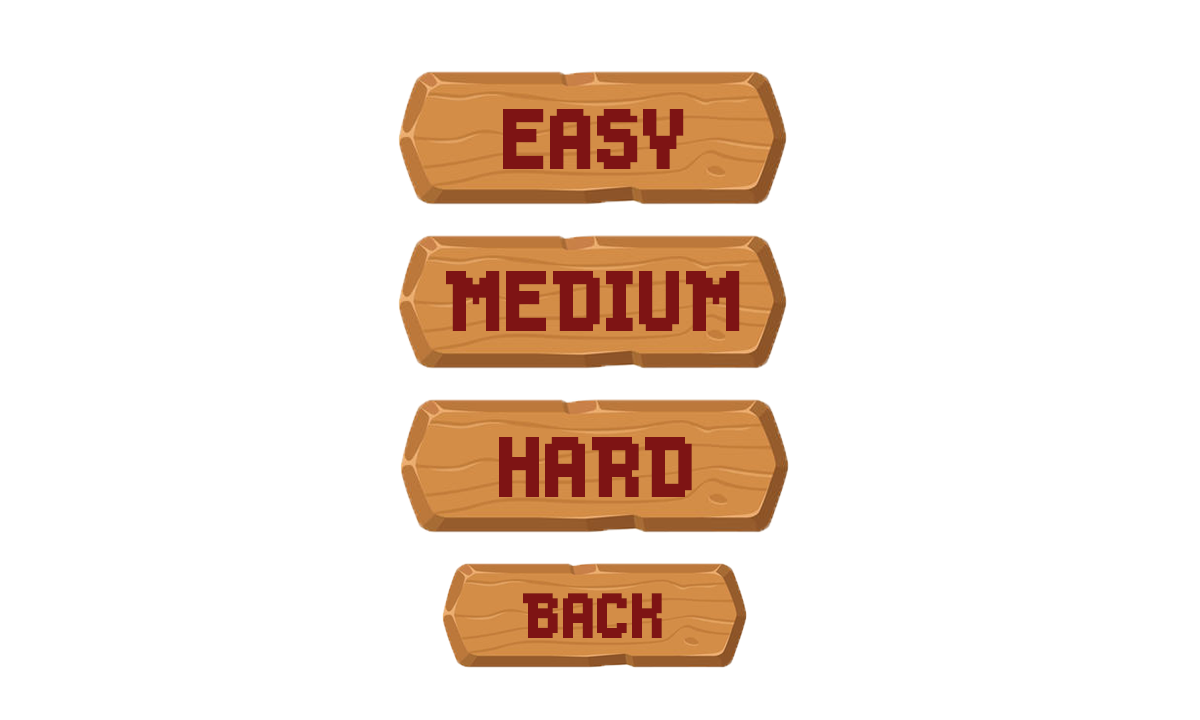
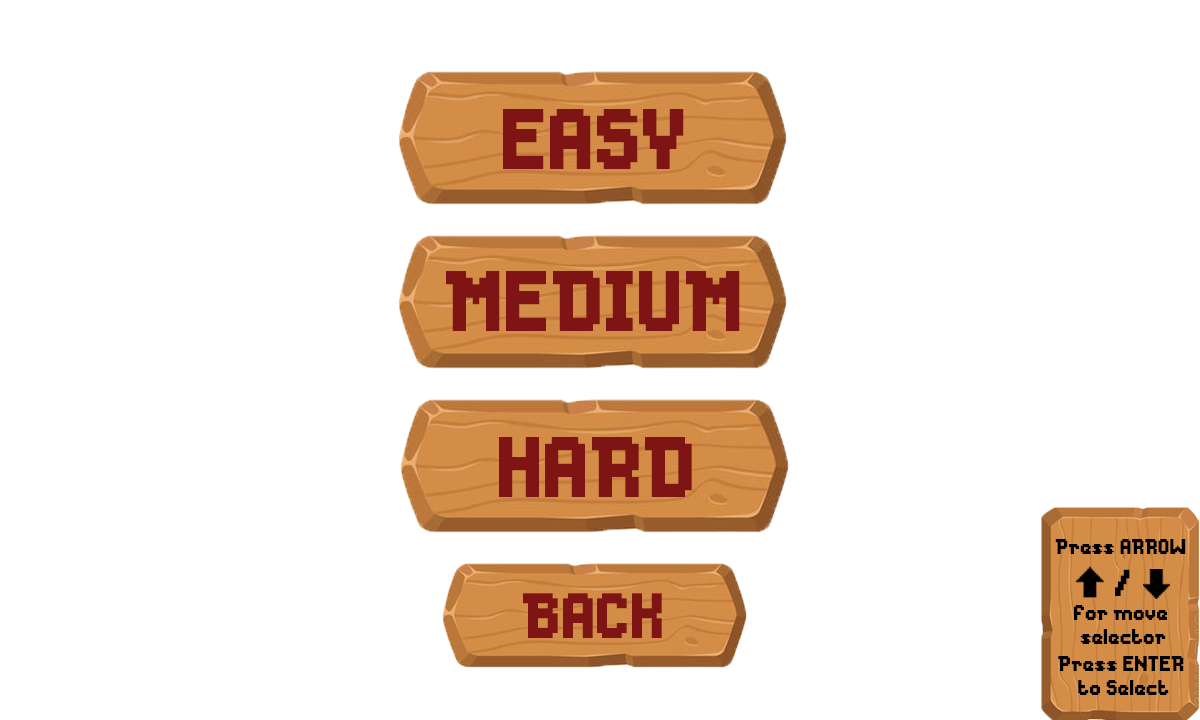
The second 1200px x 720px image is a revision of the first. Changes to its layers:
added layer "Layer 5 copy 2" above "Layer 5 copy" over box(1075, 566, 1105, 598)
added layer "Layer 5 copy" above "Press ENTER to Select" over box(1143, 569, 1170, 599)
added layer "Press ENTER to Select" above "Press ARROW / for move selector" over box(1058, 656, 1184, 695)
added layer "Press ARROW / for move selector" above "Layer 2" over box(1055, 539, 1186, 644)
added layer "Layer 2" above "BACK" over box(1041, 507, 1200, 720)
